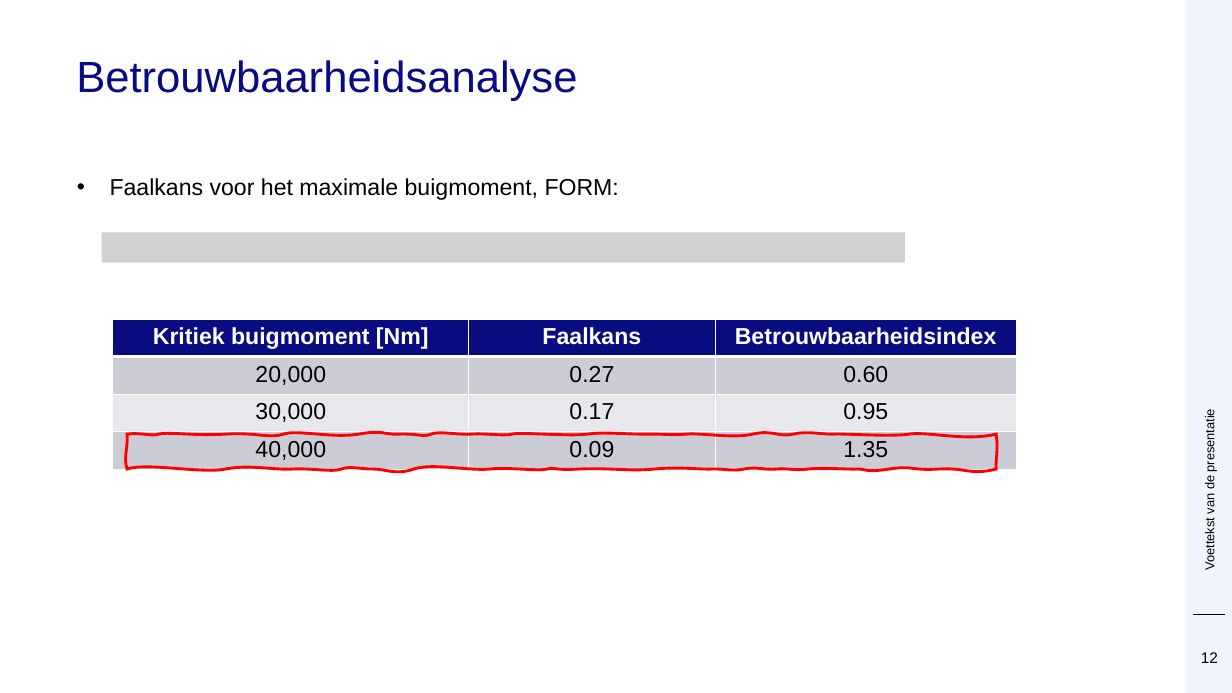
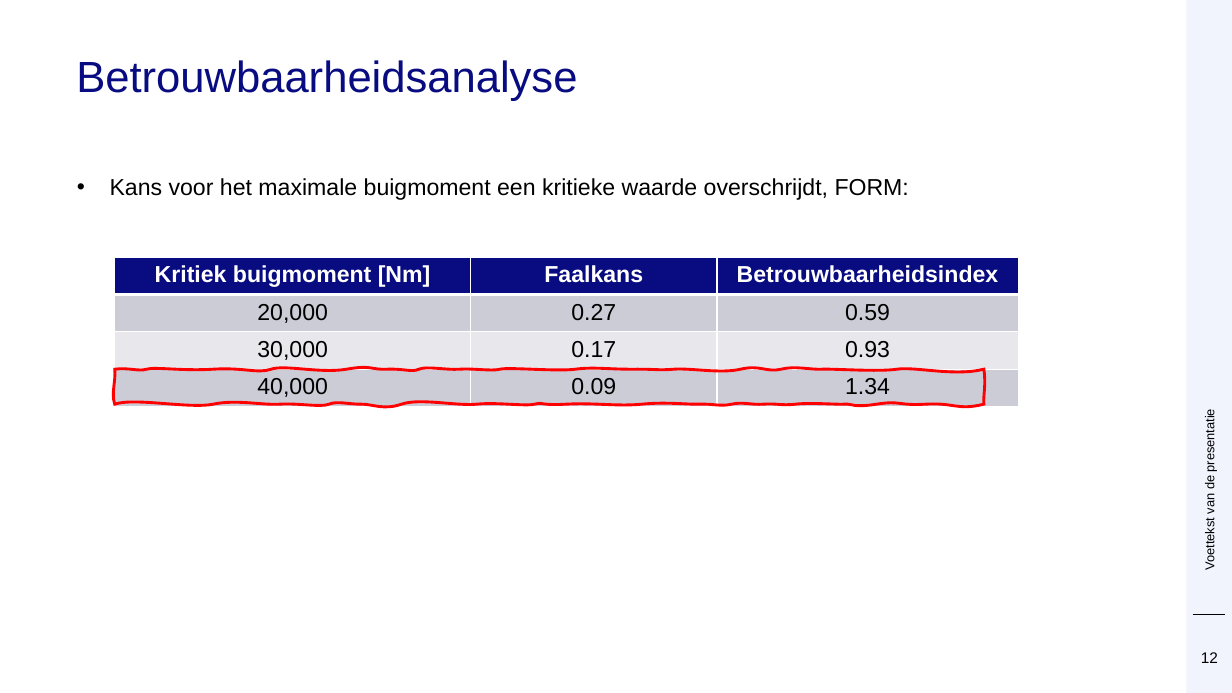
Before and after one commit to Deltares/ProbabilisticLibrary, a slide deck: slide 12 of sources/Deltares.Probabilistic.PWrapper.Examples/kratos/Prob Kratos DSD.pptx. Drawn at 1232x693 pixels with LibreOffice and Linux fonts; fonts in the diff are those of the drawing; grey boxes stand for pictures; background and template pictures are left out. Boxes give left, top, right and bottom in pixels: in the first picture for what was removed or moved away, otherwise in the second. Text is boxed around its words. In the diff, an @@ line names an element or a change of style, - is before the commit and + after.

```diff
--- a/sources/Deltares.Probabilistic.PWrapper.Examples/kratos/Prob Kratos DSD.pptx
+++ b/sources/Deltares.Probabilistic.PWrapper.Examples/kratos/Prob Kratos DSD.pptx
@@ text at <box>110,178,909,200</box>: text changed @@
-• Faalkans voor het maximale buigmoment, FORM:
+• Kans voor het maximale buigmoment een kritieke waarde overschrijdt, FORM:
@@ picture removed at <box>102,232,905,262</box> @@
@@ table at <box>115,257,1019,407</box> @@
-row 2, column 3: 0.60
+row 2, column 3: 0.59
-row 3, column 3: 0.95
+row 3, column 3: 0.93
-row 4, column 3: 1.35
+row 4, column 3: 1.34
@@ table: place and size @@
-table at <box>113,319,1017,469</box>
+table at <box>115,257,1019,407</box>
@@ freeform shape: place and size @@
-freeform shape at <box>128,434,997,470</box>
+freeform shape at <box>115,370,984,405</box>
```
Also in this commit, not shown: 9 other slides changed, 1 slide removed, 2 other files.
